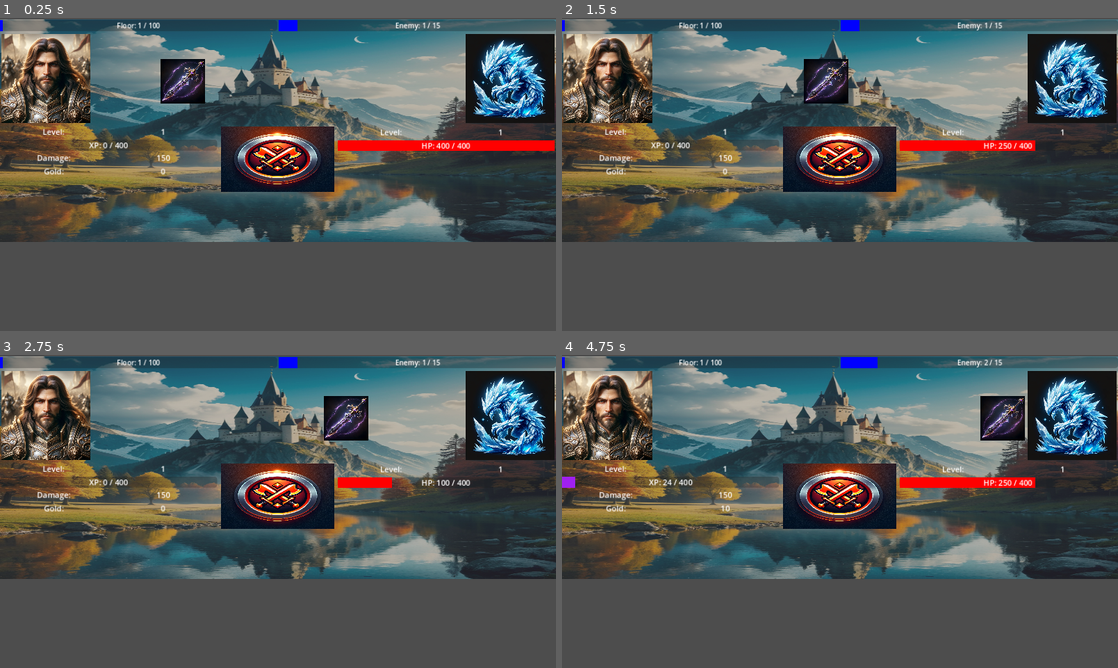
Above: before the commit, frames 1-4 (two rows, left to right).
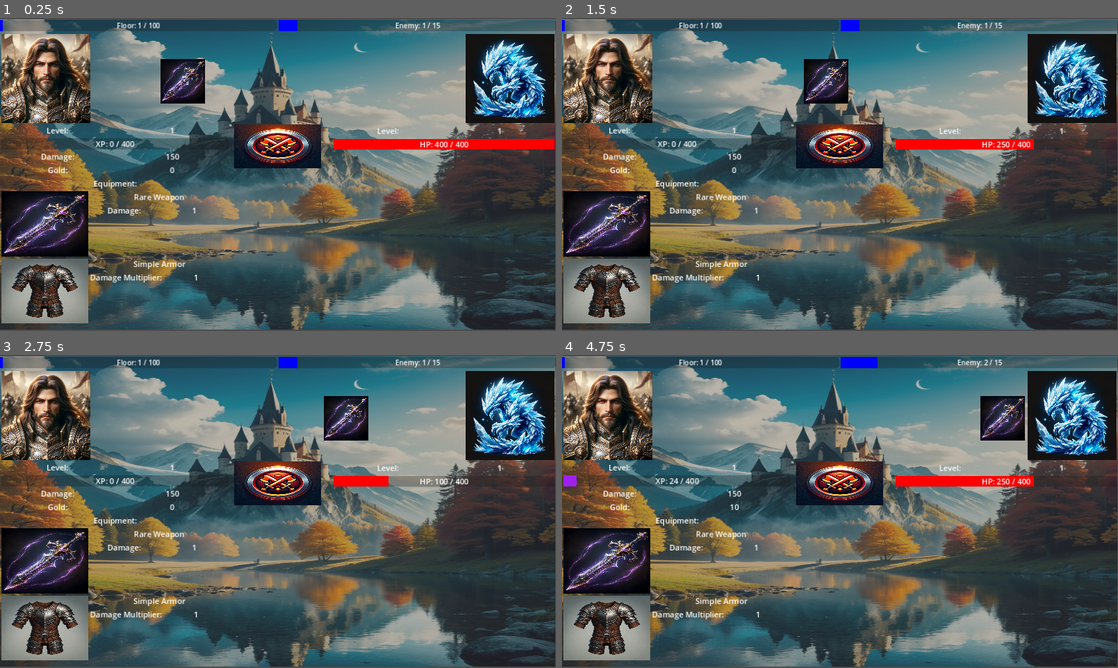
Above: after the commit, the same moments.

Repository: Pepice23/ClimbTheTower
Game: Godot game, scene res://scenes/main/main.tscn
The game is run twice, just before and just after one commit, with the same random seed, the same clock (stepped at 60 frames per second) and the same inputs.
Inputs (mouse positions are in pixels of both pictures, inside the frame that each line leads up to; where the layout moved, square brackets give the same spot in the first picture):
- Up to frame 1 (0.25 s): no input
- Up to frame 2 (1.5 s): click (840, 146) [840, 158] at 0.5 s; click (840, 146) [840, 158] at 1.25 s
- Up to frame 3 (2.75 s): click (278, 483) [278, 495] at 2 s
- Up to frame 4 (4.75 s): no input

The runs differ from the first frame. In frame 1, 64% of the frame differs, in the area x 0-100%, y 0-100%; in frame 2, 64%; in frame 3, 64%; in frame 4, 64%.

Commit message:
added armor and weapon display

Diff:
--- a/scenes/enemy_stat_display/enemy_stat_display.tscn
+++ b/scenes/enemy_stat_display/enemy_stat_display.tscn
@@ -6,7 +6,8 @@
 anchors_preset = -1
 anchor_right = 0.5
 anchor_bottom = 1.0
-offset_bottom = -420.0
+offset_right = -116.0
+offset_bottom = -620.0
 grow_horizontal = 2
 grow_vertical = 2
 script = ExtResource("1_is3f8")
--- a/scenes/main/main.tscn
+++ b/scenes/main/main.tscn
@@ -13,8 +13,8 @@
 
 [node name="Background" type="Sprite2D" parent="."]
 modulate = Color(1, 1, 1, 0.627451)
-position = Vector2(640, 260)
-scale = Vector2(1.25, 0.5)
+position = Vector2(639.5, 360.5)
+scale = Vector2(1.24902, 0.696289)
 texture = ExtResource("2_mprj8")
 
 [node name="StageProgress" parent="." instance=ExtResource("1_4c7np")]
@@ -25,25 +25,27 @@
 [node name="AttackTimer" type="Timer" parent="."]
 wait_time = 0.05
 
-[node name="EnemyStatDisplay" parent="." instance=ExtResource("4_nqcjs")]
-offset_left = 777.0
-offset_top = 250.0
-offset_right = 1277.0
-offset_bottom = 365.0
-
 [node name="PlayerStatDisplay" parent="." instance=ExtResource("5_uc7g2")]
-offset_top = 250.0
-offset_right = 500.0
-offset_bottom = 365.0
+offset_left = 3.0
+offset_top = 248.0
+offset_right = 527.0
+offset_bottom = 701.0
 
 [node name="AttackButton" type="TextureButton" parent="."]
-offset_left = 509.0
-offset_top = 250.0
-offset_right = 769.0
-offset_bottom = 400.0
+custom_minimum_size = Vector2(200, 100)
+offset_left = 540.0
+offset_top = 245.0
+offset_right = 740.0
+offset_bottom = 345.0
 texture_normal = ExtResource("6_ijt7m")
 ignore_texture_size = true
 stretch_mode = 0
 
+[node name="EnemyStatDisplay" parent="." instance=ExtResource("4_nqcjs")]
+custom_minimum_size = Vector2(300, 100)
+offset_left = 768.0
+offset_top = 247.0
+offset_right = 1277.0
+offset_bottom = 347.0
+
 [connection signal="timeout" from="AttackTimer" to="." method="_on_attack_timer_timeout"]
-[connection signal="pressed" from="AttackButton" to="." method="_on_attack_button_pressed"]
--- /dev/null
+++ b/scenes/player_stat_display/armor_display.tscn
@@ -0,0 +1,42 @@
+[gd_scene load_steps=2 format=3 uid="uid://cjteay1q2a11u"]
+
+[ext_resource type="Texture2D" uid="uid://dkqky4ab65n5m" path="res://assets/armors/armor.png" id="1_c1hoa"]
+
+[node name="ArmorDisplay" type="HBoxContainer"]
+custom_minimum_size = Vector2(0, 150)
+
+[node name="ArmorImage" type="TextureRect" parent="."]
+custom_minimum_size = Vector2(200, 0)
+layout_mode = 2
+texture = ExtResource("1_c1hoa")
+expand_mode = 1
+
+[node name="VBoxContainer" type="VBoxContainer" parent="."]
+custom_minimum_size = Vector2(320, 0)
+layout_mode = 2
+
+[node name="ArmorName" type="Label" parent="VBoxContainer"]
+layout_mode = 2
+theme_override_font_sizes/font_size = 18
+text = "Simple Armor"
+horizontal_alignment = 1
+vertical_alignment = 1
+
+[node name="ArmorStats" type="HBoxContainer" parent="VBoxContainer"]
+layout_mode = 2
+
+[node name="DamageMultiplierLabel" type="Label" parent="VBoxContainer/ArmorStats"]
+layout_mode = 2
+size_flags_horizontal = 3
+theme_override_font_sizes/font_size = 18
+text = "Damage Multiplier:"
+horizontal_alignment = 1
+vertical_alignment = 1
+
+[node name="DamageMultiplierText" type="Label" parent="VBoxContainer/ArmorStats"]
+layout_mode = 2
+size_flags_horizontal = 3
+theme_override_font_sizes/font_size = 18
+text = "1"
+horizontal_alignment = 1
+vertical_alignment = 1
--- a/scenes/player_stat_display/player_stat_display.tscn
+++ b/scenes/player_stat_display/player_stat_display.tscn
@@ -1,15 +1,19 @@
-[gd_scene load_steps=2 format=3 uid="uid://bj3sg4vfg7xas"]
+[gd_scene load_steps=4 format=3 uid="uid://bj3sg4vfg7xas"]
 
 [ext_resource type="Script" path="res://scenes/player_stat_display/player_stat_display.gd" id="1_6wqfp"]
+[ext_resource type="PackedScene" uid="uid://d2gkwlyod87m6" path="res://scenes/player_stat_display/weapon_display.tscn" id="2_y5aia"]
+[ext_resource type="PackedScene" uid="uid://cjteay1q2a11u" path="res://scenes/player_stat_display/armor_display.tscn" id="3_e0xak"]
 
 [node name="PlayerStatDisplay" type="VBoxContainer"]
 anchors_preset = -1
-anchor_right = 0.5
-anchor_bottom = 1.0
-offset_bottom = -570.0
+anchor_left = -0.0015625
+anchor_top = -0.00138889
+anchor_right = 0.407813
+anchor_bottom = 0.630556
 grow_horizontal = 2
 grow_vertical = 2
 script = ExtResource("1_6wqfp")
+metadata/_edit_use_anchors_ = true
 
 [node name="HBoxContainer" type="HBoxContainer" parent="."]
 layout_mode = 2
@@ -84,3 +88,16 @@
 text = "1"
 horizontal_alignment = 1
 vertical_alignment = 1
+
+[node name="PlayerEquipment" type="Label" parent="."]
+layout_mode = 2
+theme_override_font_sizes/font_size = 18
+text = "Equipment:"
+horizontal_alignment = 1
+vertical_alignment = 1
+
+[node name="WeaponDisplay" parent="." instance=ExtResource("2_y5aia")]
+layout_mode = 2
+
+[node name="ArmorDisplay" parent="." instance=ExtResource("3_e0xak")]
+layout_mode = 2
--- /dev/null
+++ b/scenes/player_stat_display/weapon_display.tscn
@@ -0,0 +1,49 @@
+[gd_scene load_steps=2 format=3 uid="uid://d2gkwlyod87m6"]
+
+[ext_resource type="Texture2D" uid="uid://dly7bu61fqklf" path="res://assets/weapons/weapon.png" id="1_ydikq"]
+
+[node name="WeaponDisplay" type="HBoxContainer"]
+custom_minimum_size = Vector2(0, 150)
+
+[node name="WeaponImage" type="TextureRect" parent="."]
+custom_minimum_size = Vector2(200, 0)
+layout_mode = 2
+texture = ExtResource("1_ydikq")
+expand_mode = 1
+
+[node name="WeaponImage" type="TextureRect" parent="WeaponImage"]
+custom_minimum_size = Vector2(320, 0)
+layout_mode = 0
+texture = ExtResource("1_ydikq")
+expand_mode = 1
+stretch_mode = 6
+
+[node name="VBoxContainer" type="VBoxContainer" parent="."]
+custom_minimum_size = Vector2(320, 0)
+layout_mode = 2
+
+[node name="WeaponName" type="Label" parent="VBoxContainer"]
+layout_mode = 2
+theme_override_font_sizes/font_size = 18
+text = "Rare Weapon"
+horizontal_alignment = 1
+vertical_alignment = 1
+
+[node name="WeaponStats" type="HBoxContainer" parent="VBoxContainer"]
+layout_mode = 2
+
+[node name="DamageLabel" type="Label" parent="VBoxContainer/WeaponStats"]
+layout_mode = 2
+size_flags_horizontal = 3
+theme_override_font_sizes/font_size = 18
+text = "Damage:"
+horizontal_alignment = 1
+vertical_alignment = 1
+
+[node name="DamageText" type="Label" parent="VBoxContainer/WeaponStats"]
+layout_mode = 2
+size_flags_horizontal = 3
+theme_override_font_sizes/font_size = 18
+text = "1"
+horizontal_alignment = 1
+vertical_alignment = 1
